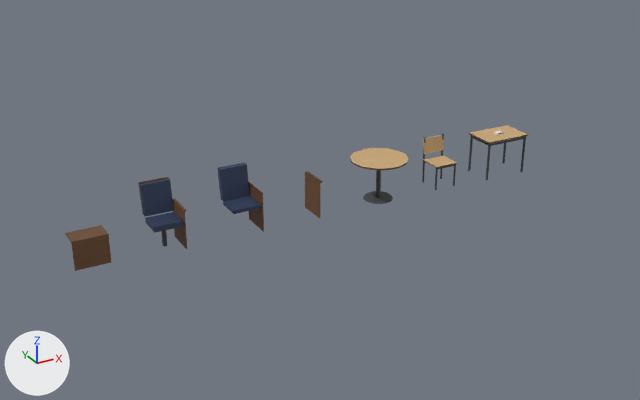
An edit to the glTF model assets/models/env/second_ai/furniture_study.glb, drawn before and after from the same camera.
Before and after are seen from a 50 mm camera at (-6.56, -12.0, 6.21) aimed at (0.1, 0.11, 0.15). Lighting does not change. The marker at lower left points along +X, +Y and +Z. The picture after the commit comes second. Where no turn or scale is listed for an object, it has been applied to the vertices.

The first picture shows 'lecture_desk', 'lecture_seat', 'lecture_seat_lod1', 'lecture_standard', 'round_table', 'study_chair', 'study_table2'.
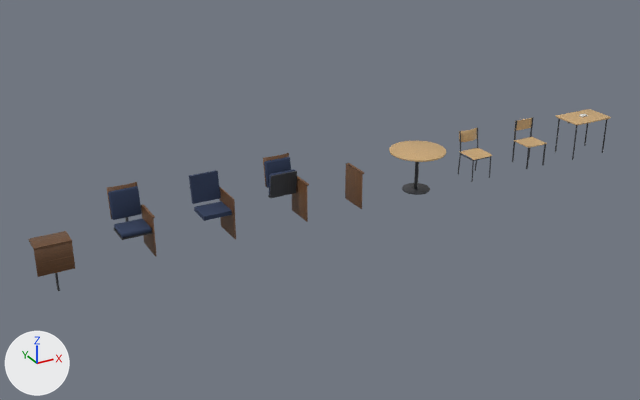
Commit message: WIP（checkpoint，未交付）教學館家具模組第二版：彎管椅架、有弧度與厚度的夾板座面、圓角桌面、圓邊軟墊講堂椅（兩側板支撐＋座面收起版）、連續桌板（接縫看不到）；顏色＋法線＋粗糙度／金屬度貼圖集；Blender 預覽場景 furniture_preview.py；鏡頭穿牆固定案例工具 cam_cases_pick.js、cam_cases_shots.py、cam_probe.py

Where the change shows, as pixel boxes (x1, y1, x2, y2) in the pictures (640 x 400 px):
'lecture_seat', moved: before (138, 177, 187, 249); after (107, 182, 157, 257)
'lecture_seat_lod1', moved: before (217, 163, 264, 232); after (189, 170, 236, 239)
'lecture_desk', moved: before (65, 225, 111, 271); after (28, 231, 75, 291)
'round_table', moved: before (350, 148, 408, 204); after (389, 141, 446, 195)
'study_table2', moved: before (468, 125, 528, 180); after (555, 109, 611, 160)
'lecture_seat_up', added: after (263, 153, 309, 222)
'study_chair', moved: before (422, 134, 457, 190); after (458, 128, 492, 182)
'lecture_standard', moved: before (305, 171, 322, 219); after (345, 163, 364, 209)
'study_chair_lod1', added (brown): after (512, 117, 547, 169)

Edits to the bpy script that builds the scene:
```text
Add me_study_chair_lod1:
    me_study_chair_lod1.from_pydata(...)  # a box spanning x -0.211..-0.189, y -0.2..-0.18, z 0.0..0.45; a box spanning x -0.211..-0.189, y 0.21..0.23, z 0.0..0.84; a box spanning x 0.189..0.211, y -0.2..-0.18, z 0.0..0.45; a box spanning x 0.189..0.211, y 0.21..0.23, z 0.0..0.84; a box spanning x -0.22..0.22, y -0.21..0.21, z 0.435..0.45; a box spanning x -0.21..0.21, y 0.225..0.24, z 0.63..0.83
    me_study_chair_lod1.materials.append(mat_study_furn)
Add me_lecture_seat_up:
    me_lecture_seat_up.from_pydata(...)  # 410 vertices, 788 faces; spans x -0.243..0.273, y -0.31..0.344, z 0.0..1.016
    me_lecture_seat_up.materials.append(mat_study_furn)
Change ob_lecture_desk:
    ob_lecture_desk.location: (-4.0, 0.0, 0.0) -> (-4.5, 0.0, 0.0)
Change ob_lecture_seat:
    ob_lecture_seat.location: (-2.7, 0.0, 0.0) -> (-3.2, 0.0, 0.0)
Change ob_lecture_seat_lod1:
    ob_lecture_seat_lod1.location: (-1.4, 0.0, 0.0) -> (-1.9, 0.0, 0.0)
Change ob_lecture_standard:
    ob_lecture_standard.location: (-0.1, 0.0, 0.0) -> (0.7, 0.0, 0.0)
Change ob_round_table:
    ob_round_table.location: (1.2, 0.0, 0.0) -> (2.0, 0.0, 0.0)
Change ob_study_chair:
    ob_study_chair.location: (2.5, 0.0, 0.0) -> (3.3, 0.0, 0.0)
Change ob_study_table2:
    ob_study_table2.location: (3.8, 0.0, 0.0) -> (5.9, 0.0, 0.0)
Add ob_study_chair_lod1:
    ob_study_chair_lod1 = bpy.data.objects.new('study_chair_lod1', me_study_chair_lod1)
    ob_study_chair_lod1.location = (4.6, 0.0, 0.0)
Add ob_lecture_seat_up:
    ob_lecture_seat_up = bpy.data.objects.new('lecture_seat_up', me_lecture_seat_up)
    ob_lecture_seat_up.location = (-0.6, 0.0, 0.0)
```
